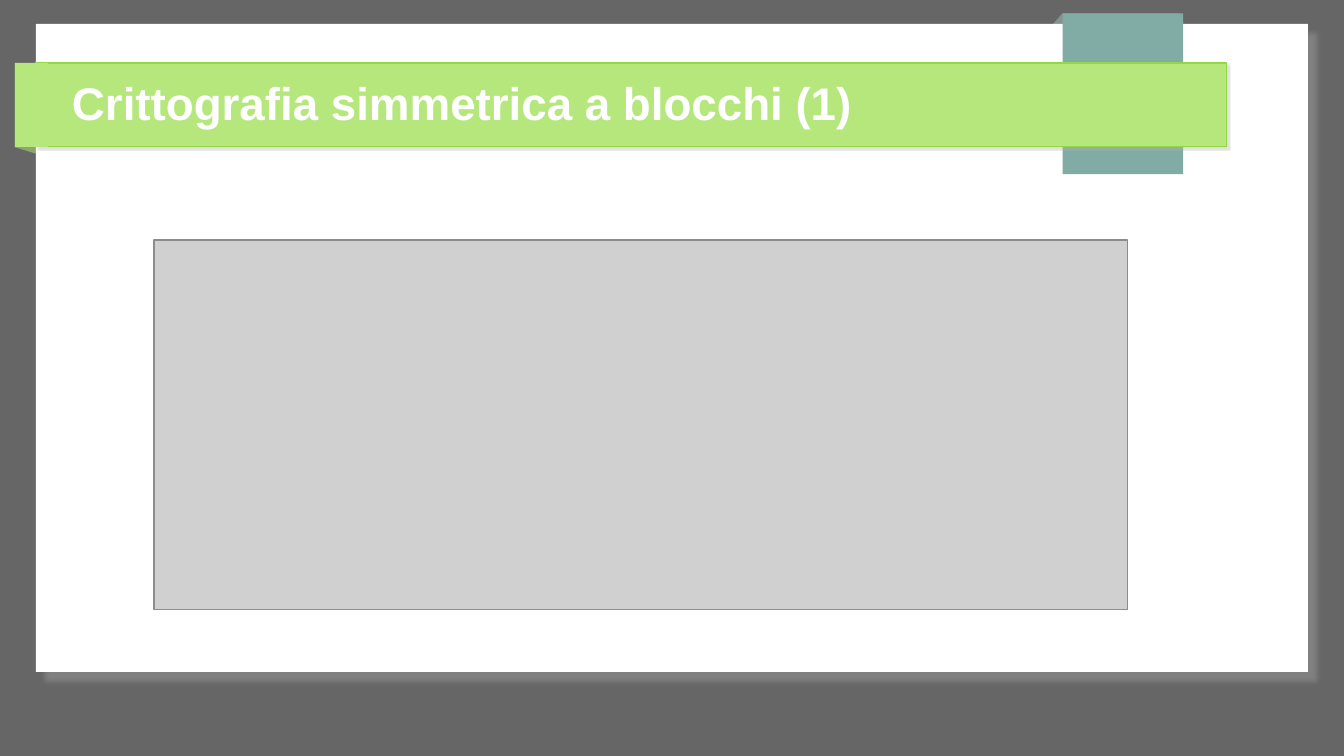
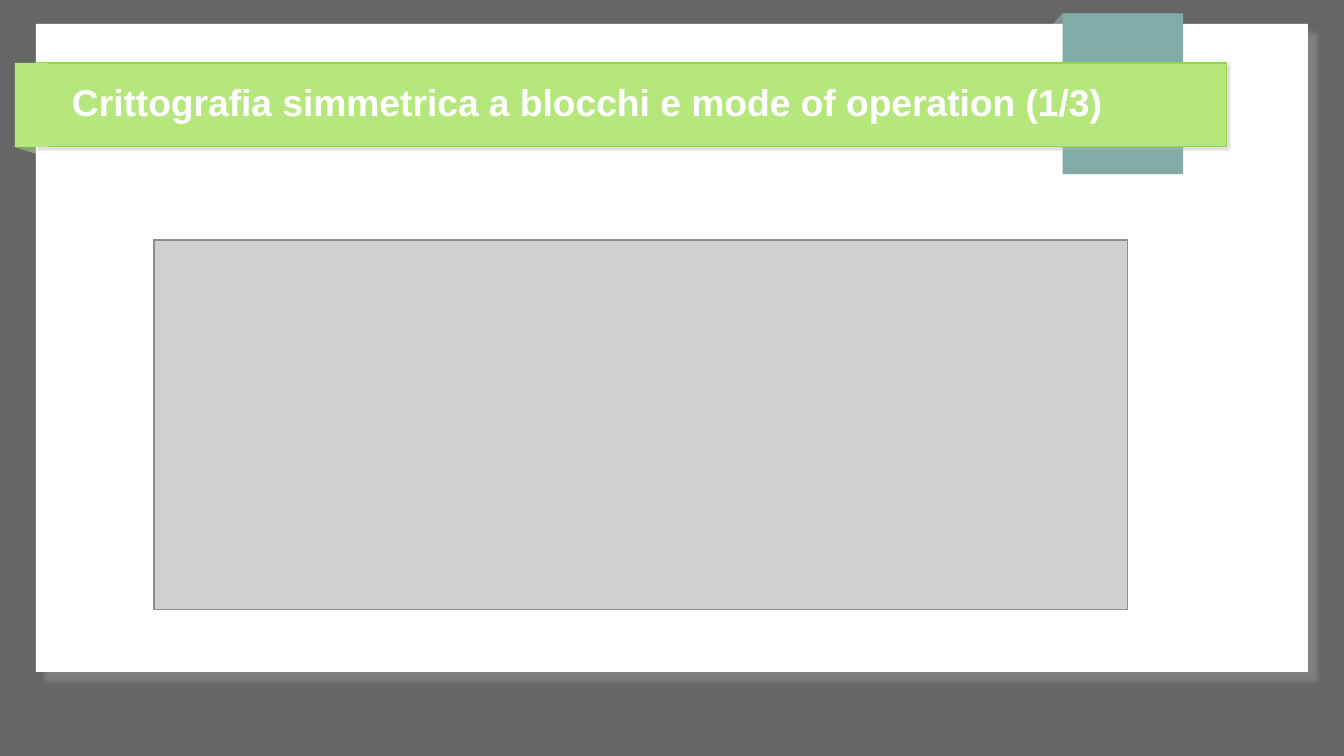
Before and after one commit to 0xfederico/cryptography-attacks, a slide deck: slide 5 of 01-padding oracle attack/presentations/Presentazione linux day 28 ottobre 2023.odp (slide 3 before the commit). Drawn at 1344x756 pixels with LibreOffice and Linux fonts; fonts in the diff are those of the drawing; grey boxes stand for pictures. Boxes give left, top, right and bottom in pixels: in the first picture for what was removed or moved away, otherwise in the second. Text is boxed around its words. In the diff, an @@ line names an element or a change of style, - is before the commit and + after.

```diff
--- a/01-padding oracle attack/presentations/Presentazione linux day 28 ottobre 2023.odp
+++ b/01-padding oracle attack/presentations/Presentazione linux day 28 ottobre 2023.odp
@@ title at [72, 89, 1102, 124]: text changed; size 27 to 22 pt @@
-Crittografia simmetrica a blocchi (1)
+Crittografia simmetrica a blocchi e mode of operation (1/3)
```
Also in this commit, not shown: 4 other slides changed, 14 slides added, 3 slides removed, 20 other files.
